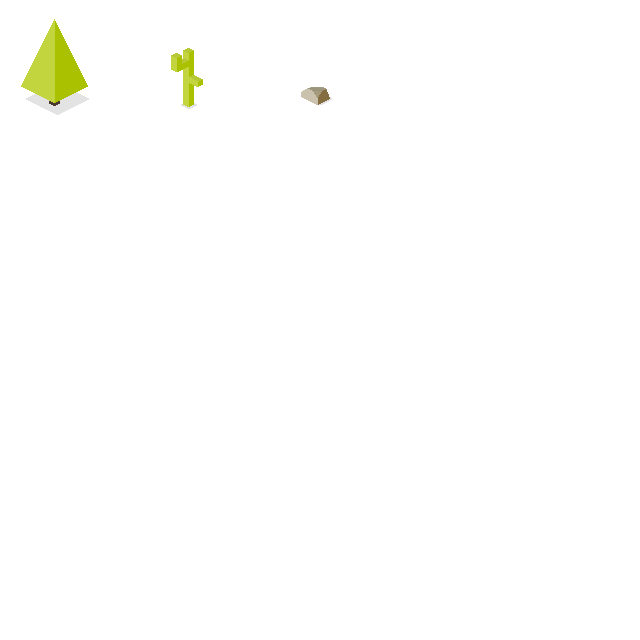
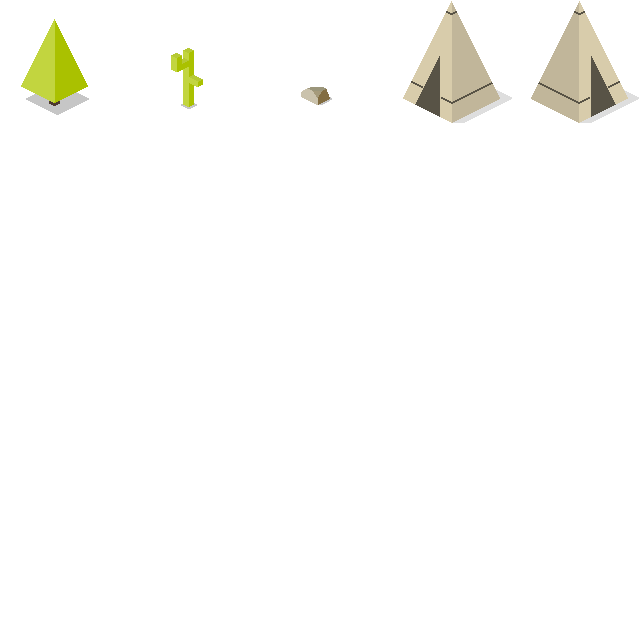
Before/after of a 640 x 640 layered artwork. What changed in the layer stack:
painted on "trees" over box(26, 1, 639, 123)
